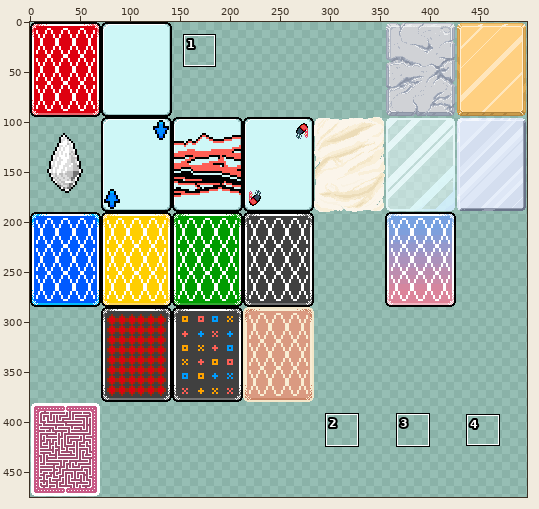
Sprite sheet -- assets/1x/EnhancersLuigi.png. The first picture is a wide view before the edit; the outline marks the close-up.
Close-up. Earlier state:
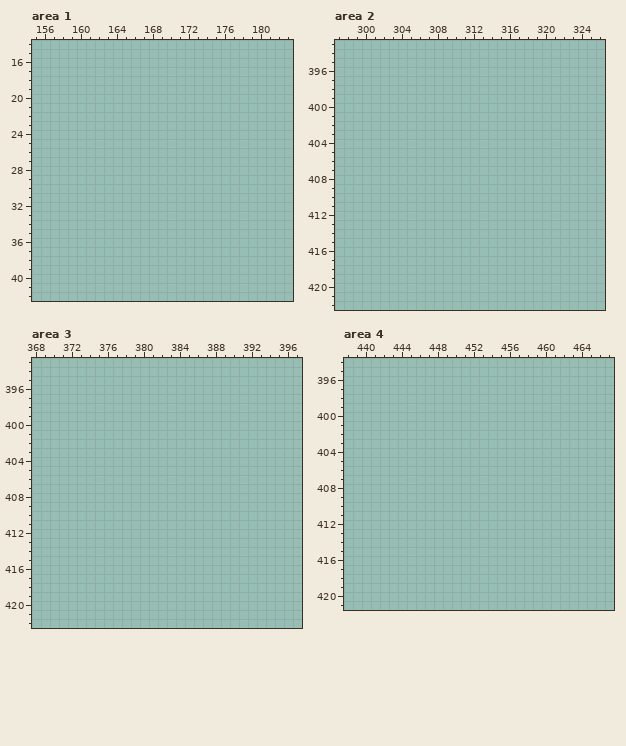
The file is 497x475 pixels. Pixels under 10% opacity are left out. Colours within 5 levels of each other are drawn and written as one. Shown: area 1: x 155..183, y 14..42; area 2: x 297..326, y 393..422; area 3: x 368..397, y 393..422; area 4: x 438..467, y 394..421. The commit also changed other parts of the picture, which this record leaves out.
The result:
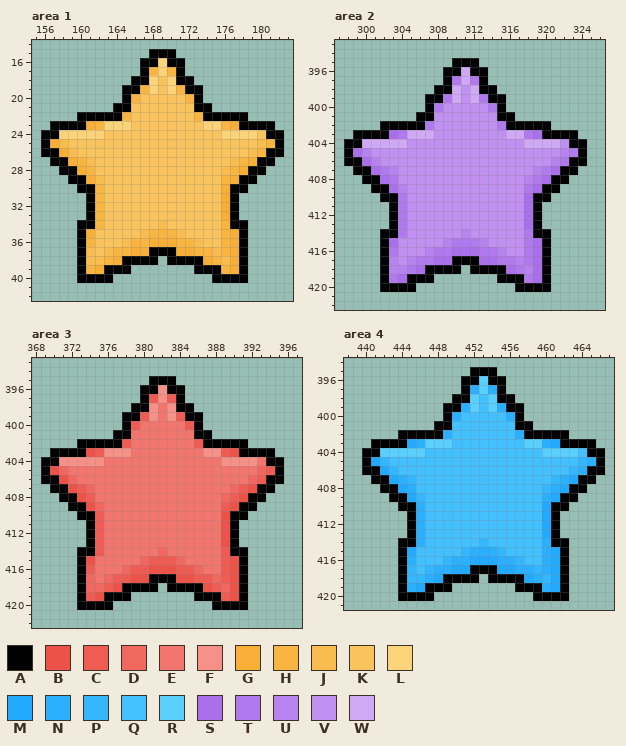
Palette (. is transparent): A #000000  B #ed5249  C #ee5c53  D #f0685f  E #f2766d  F #f69188  G #f7af38  H #f8b542  J #f8bc4f  K #f9c45d  L #fbd378  M #21aaff  N #2ab0ff  P #35b7ff  Q #42c0ff  R #5ad0ff  S #aa70eb  T #b079ed  U #b784ef  V #c091f1  W #d0a9f5
Diff:
Changed rows in their new state; - is an unchanged pixel.
Area 1:
first column x 156:
15 ------------AAA------------
16 -----------AALAA-----------
17 -----------AHLHA-----------
18 ----------AALKLAA----------
19 ---------AAHLKLHAA---------
20 ---------AHKKKKKHA---------
21 --------AAKKKKKKKAA--------
22 ----AAAAAHKKKKKKKHAAAAA----
23 -AAAAGHLLLKKKKKKKKLLHGAAAA-
24 AALLLLLKKKKKKKKKKKKKLLLLKAA
25 AGJKKKKKKKKKKKKKKKKKKKKKJHA
26 AAGJKKKKKKKKKKKKKKKKKKKJHAA
27 -AAGHJKKKKKKKKKKKKKKKJHGAA-
28 --AAGHKKKKKKKKKKKKKKJHGAA--
29 ---AAGJKKKKKKKKKKKKKHGAA---
30 ----AAHKKKKKKKKKKKKKGAA----
31 -----AHKKKKKKKKKKKKKGA-----
32 -----AHKKKKKKKKKKKKKGA-----
33 -----AHKKKKKKKKKKKKKGA-----
34 ----AAHKKKKKKJKKKKKKHAA----
35 ----AGKKKKKJHHHJKKKKHGA----
36 ----AHKKKJHHGGGHHJKKHGA----
37 ----AJKJHHGGAAAGGHHJHGA----
38 ----AJJHGAAAA-AAAAGHJGA----
39 ----AHGAAA-------AAAHGA----
40 ----AAAA-----------AAAA----
Area 2:
first column x 298:
395 ------------AAA------------
396 -----------AAWAA-----------
397 -----------ATWTA-----------
398 ----------AAWVWAA----------
399 ---------AATWVWTAA---------
400 ---------ATVVVVVTA---------
401 --------AAVVVVVVVAA--------
402 ----AAAAATVVVVVVVTAAAAA----
403 -AAAASTWWWVVVVVVVVWWTSAAAA-
404 AAWWWWWVVVVVVVVVVVVVWWWWVAA
405 ASUVVVVVVVVVVVVVVVVVVVVVUTA
406 AASUVVVVVVVVVVVVVVVVVVVUTAA
407 -AASTUVVVVVVVVVVVVVVVUTSAA-
408 --AASTVVVVVVVVVVVVVVUTSAA--
409 ---AASUVVVVVVVVVVVVVTSAA---
410 ----AATVVVVVVVVVVVVVSAA----
411 -----ATVVVVVVVVVVVVVSA-----
412 -----ATVVVVVVVVVVVVVSA-----
413 -----ATVVVVVVVVVVVVVSA-----
414 ----AATVVVVVVUVVVVVVTAA----
415 ----ASVVVVVUTTTUVVVVTSA----
416 ----ATVVVUTTSSSTTUVVTSA----
417 ----AUVUTTSSAAASSTTUTSA----
418 ----AUUTSAAAA-AAAASTUSA----
419 ----ATSAAA-------AAATSA----
420 ----AAAA-----------AAAA----
Area 3:
first column x 369:
395 ------------AAA------------
396 -----------AAFAA-----------
397 -----------ACFCA-----------
398 ----------AAFEFAA----------
399 ---------AACFEFCAA---------
400 ---------ACEEEEECA---------
401 --------AAEEEEEEEAA--------
402 ----AAAAACEEEEEEECAAAAA----
403 -AAAABCFFFEEEEEEEEFFCBAAAA-
404 AAFFFFFEEEEEEEEEEEEEFFFFEAA
405 ABDEEEEEEEEEEEEEEEEEEEEEDCA
406 AABDEEEEEEEEEEEEEEEEEEEDCAA
407 -AABCDEEEEEEEEEEEEEEEDCBAA-
408 --AABCEEEEEEEEEEEEEEDCBAA--
409 ---AABDEEEEEEEEEEEEECBAA---
410 ----AACEEEEEEEEEEEEEBAA----
411 -----ACEEEEEEEEEEEEEBA-----
412 -----ACEEEEEEEEEEEEEBA-----
413 -----ACEEEEEEEEEEEEEBA-----
414 ----AACEEEEEEDEEEEEECAA----
415 ----ABEEEEEDCCCDEEEECBA----
416 ----ACEEEDCCBBBCCDEECBA----
417 ----ADEDCCBBAAABBCCDCBA----
418 ----ADDCBAAAA-AAAABCDBA----
419 ----ACBAAA-------AAACBA----
420 ----AAAA-----------AAAA----
Area 4:
first column x 440:
395 ------------AAA------------
396 -----------AARAA-----------
397 -----------ANRNA-----------
398 ----------AARQRAA----------
399 ---------AANRQRNAA---------
400 ---------ANQQQQQNA---------
401 --------AAQQQQQQQAA--------
402 ----AAAAANQQQQQQQNAAAAA----
403 -AAAAMNRRRQQQQQQQQRRNMAAAA-
404 AARRRRRQQQQQQQQQQQQQRRRRQAA
405 AMPQQQQQQQQQQQQQQQQQQQQQPNA
406 AAMPQQQQQQQQQQQQQQQQQQQPNAA
407 -AAMNPQQQQQQQQQQQQQQQPNMAA-
408 --AAMNQQQQQQQQQQQQQQPNMAA--
409 ---AAMPQQQQQQQQQQQQQNMAA---
410 ----AANQQQQQQQQQQQQQMAA----
411 -----ANQQQQQQQQQQQQQMA-----
412 -----ANQQQQQQQQQQQQQMA-----
413 -----ANQQQQQQQQQQQQQMA-----
414 ----AANQQQQQQPQQQQQQNAA----
415 ----AMQQQQQPNNNPQQQQNMA----
416 ----ANQQQPNNMMMNNPQQNMA----
417 ----APQPNNMMAAAMMNNPNMA----
418 ----APPNMAAAA-AAAAMNPMA----
419 ----ANMAAA-------AAANMA----
420 ----AAAA-----------AAAA----
Where, in picture pixels (left, top, right, bottom), the same in both close-ups:
added: (41, 49, 284, 283)
added: (344, 58, 587, 292)
added: (41, 376, 284, 610)
added: (362, 367, 605, 601)
